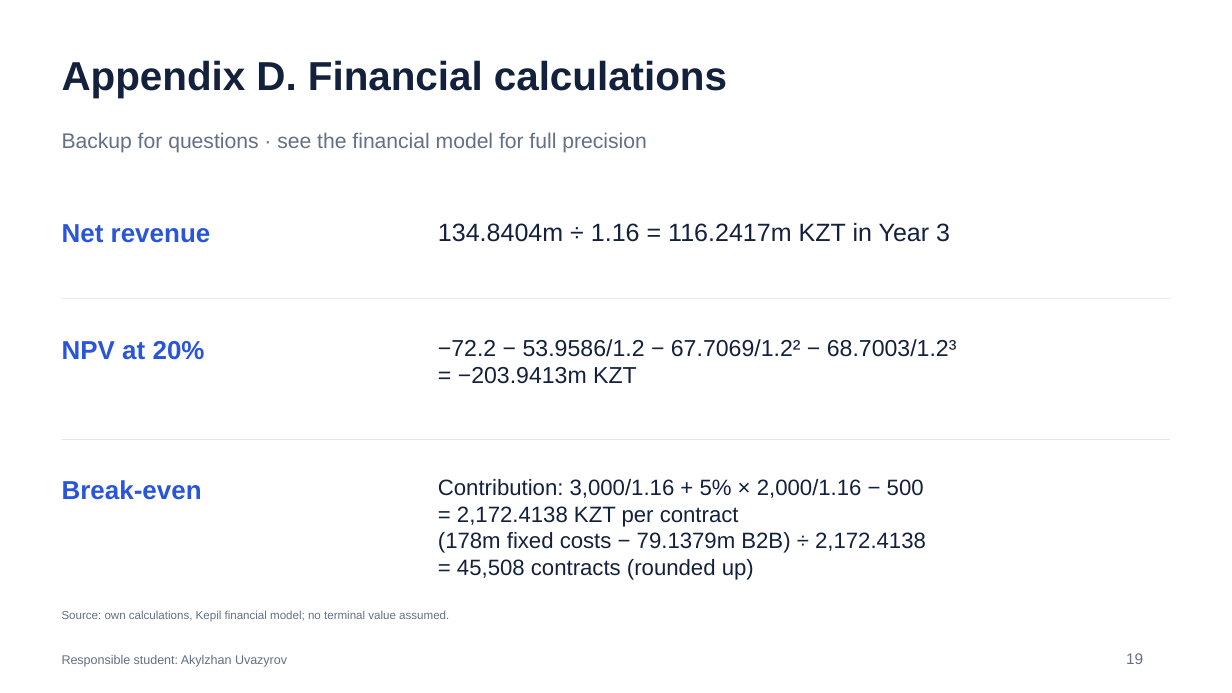
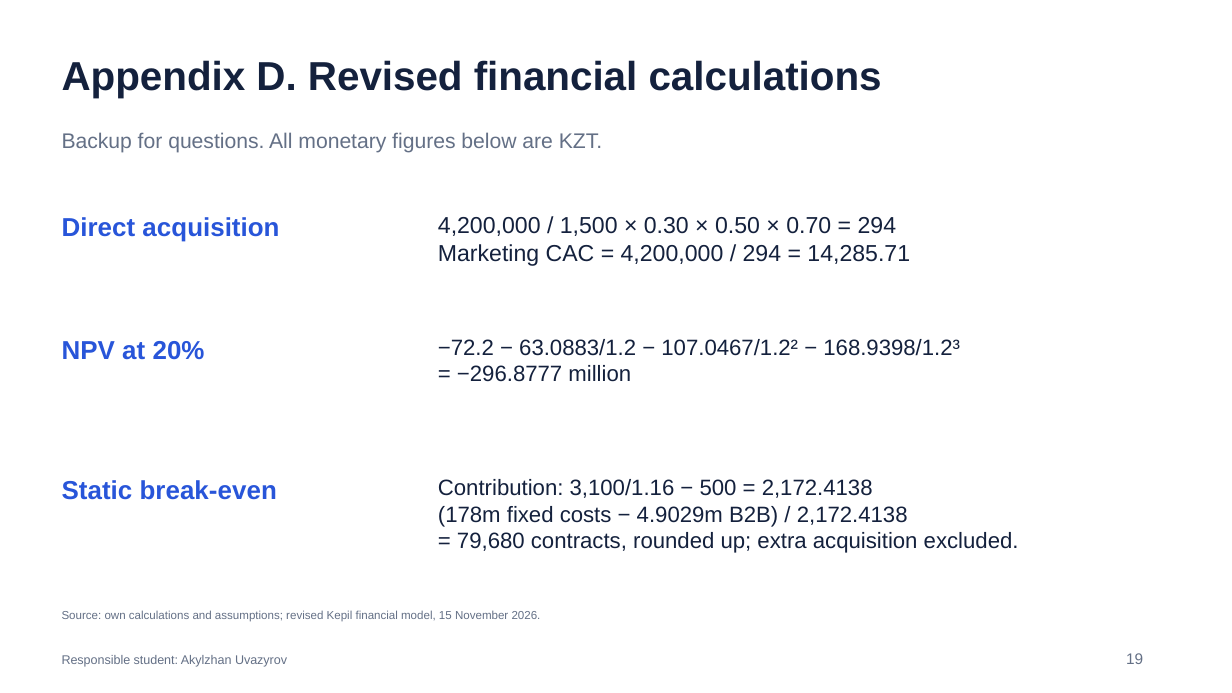
Before and after one commit to Arlan-prog/FinanceFinal, a slide deck: slide 19 of Final_Project_Presentation.pptx. Drawn at 1232x693 pixels with LibreOffice and Linux fonts; fonts in the diff are those of the drawing. Boxes give left, top, right and bottom in pixels: in the first picture for what was removed or moved away, otherwise in the second. Text is boxed around its words. In the diff, an @@ line names an element or a change of style, - is before the commit and + after.

Commit message:
Revise acquisition model, financial feasibility and final defense materials

```diff
--- a/Final_Project_Presentation.pptx
+++ b/Final_Project_Presentation.pptx
@@ text at bbox=[62, 60, 882, 98]: text changed @@
-Appendix D. Financial calculations
+Appendix D. Revised financial calculations
@@ text at bbox=[62, 132, 602, 153]: text changed @@
-Backup for questions · see the financial model for full precision
+Backup for questions. All monetary figures below are KZT.
@@ text removed at bbox=[62, 224, 211, 243] @@
-Net revenue
@@ text added at bbox=[62, 217, 279, 242], 20.2 pt, text #2855D9, bold @@
+Direct acquisition
@@ text removed at bbox=[438, 223, 950, 242] @@
-134.8404m ÷ 1.16 = 116.2417m KZT in Year 3
@@ text added at bbox=[438, 217, 910, 266], 18 pt, text #14213D @@
+4,200,000 / 1,500 × 0.30 × 0.50 × 0.70 = 294
+Marketing CAC = 4,200,000 / 294 = 14,285.71
@@ elbow line removed from (62, 299) to (1171, 299) @@
@@ text at bbox=[438, 339, 960, 382]: text changed; size 18 to 17.2 pt @@
-−72.2 − 53.9586/1.2 − 67.7069/1.2² − 68.7003/1.2³
-= −203.9413m KZT
+−72.2 − 63.0883/1.2 − 107.0467/1.2² − 168.9398/1.2³
+= −296.8777 million
@@ elbow line removed from (62, 440) to (1171, 440) @@
@@ text at bbox=[438, 479, 1019, 553]: text changed @@
-Contribution: 3,000/1.16 + 5% × 2,000/1.16 − 500
-= 2,172.4138 KZT per contract
-(178m fixed costs − 79.1379m B2B) ÷ 2,172.4138
-= 45,508 contracts (rounded up)
+Contribution: 3,100/1.16 − 500 = 2,172.4138
+(178m fixed costs − 4.9029m B2B) / 2,172.4138
+= 79,680 contracts, rounded up; extra acquisition excluded.
@@ text at bbox=[62, 480, 277, 500]: text changed @@
-Break-even
+Static break-even
@@ text at bbox=[62, 610, 541, 622]: text changed @@
-Source: own calculations, Kepil financial model; no terminal value assumed.
+Source: own calculations and assumptions; revised Kepil financial model, 15 November 2026.
```
Also in this commit, not shown: 8 other slides changed, 7 slides added, 4 slides removed, 17 other files.
